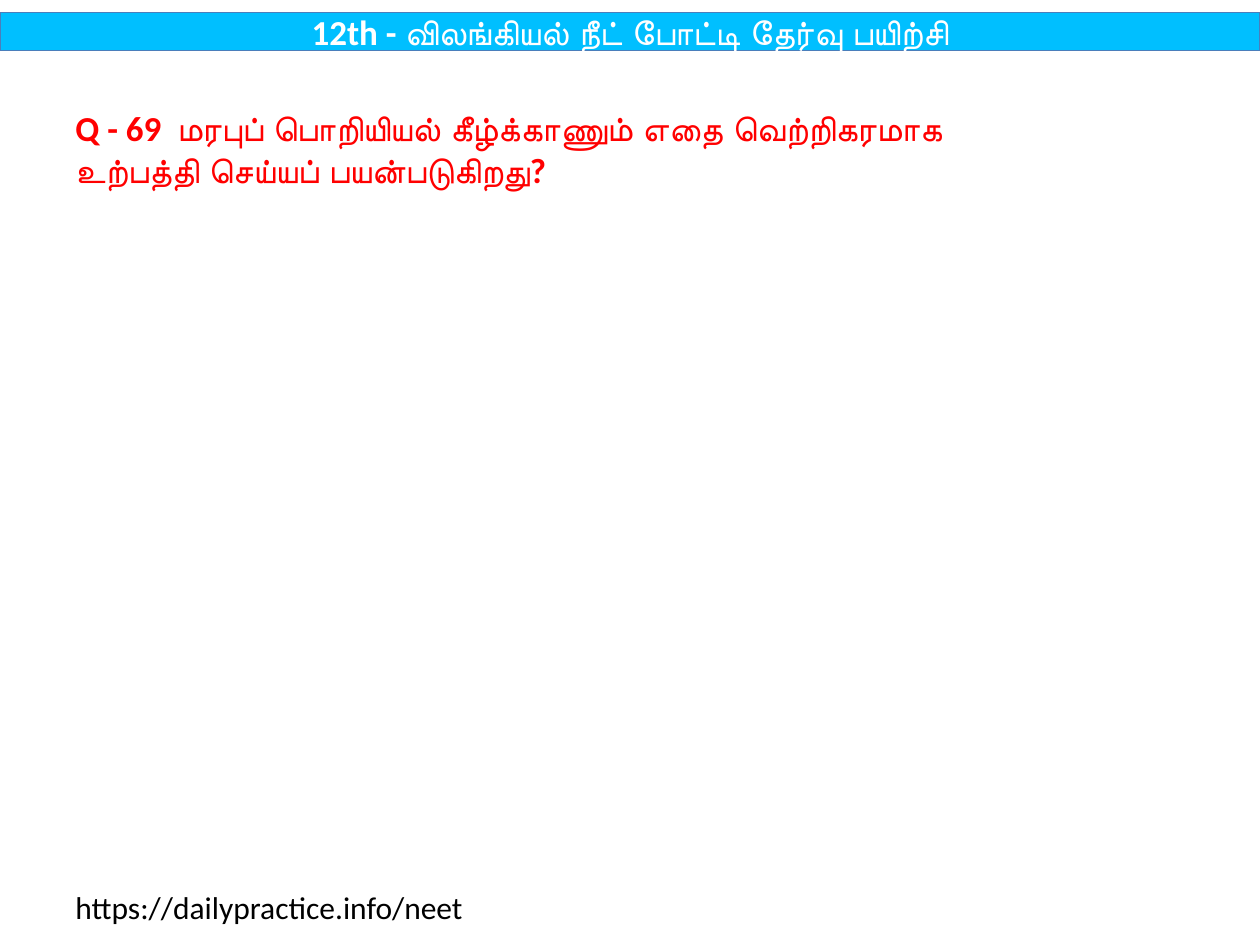
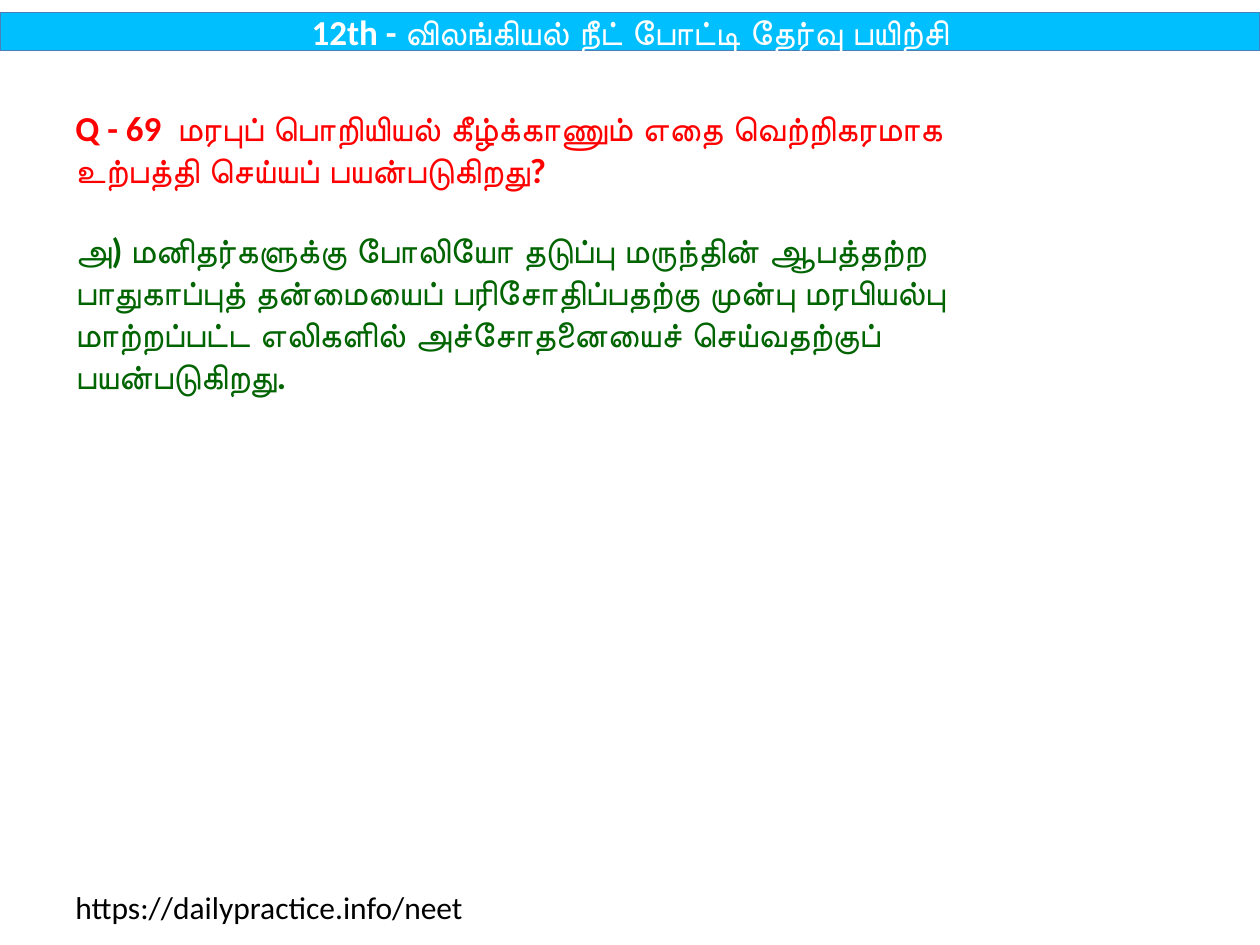
Before and after one commit to tvmani/tvmani.github.io, a slide deck: slide 137 of tamil_biology/12th_Bio_Zoology_Tamil.pptx. Drawn at 1260x945 pixels with LibreOffice and Linux fonts; fonts in the diff are those of the drawing. Boxes give left, top, right and bottom in pixels: in the first picture for what was removed or moved away, otherwise in the second. Text is boxed around its words. In the diff, an @@ line names an element or a change of style, - is before the commit and + after.

```diff
--- a/tamil_biology/12th_Bio_Zoology_Tamil.pptx
+++ b/tamil_biology/12th_Bio_Zoology_Tamil.pptx
@@ text at <box>75,237,945,398</box>: paragraph added @@
+அ) மனிதர்களுக்கு போலியோ தடுப்பு மருந்தின் ஆபத்தற்ற பாதுகாப்புத் தன்மையைப் பரிசோதிப்பதற்கு முன்பு மரபியல்பு மாற்றப்பட்ட எலிகளில் அச்சோதனையைச் செய்வதற்குப் பயன்படுகிறது.
```
Also in this commit, not shown: 100 other slides changed, 7 other files.
